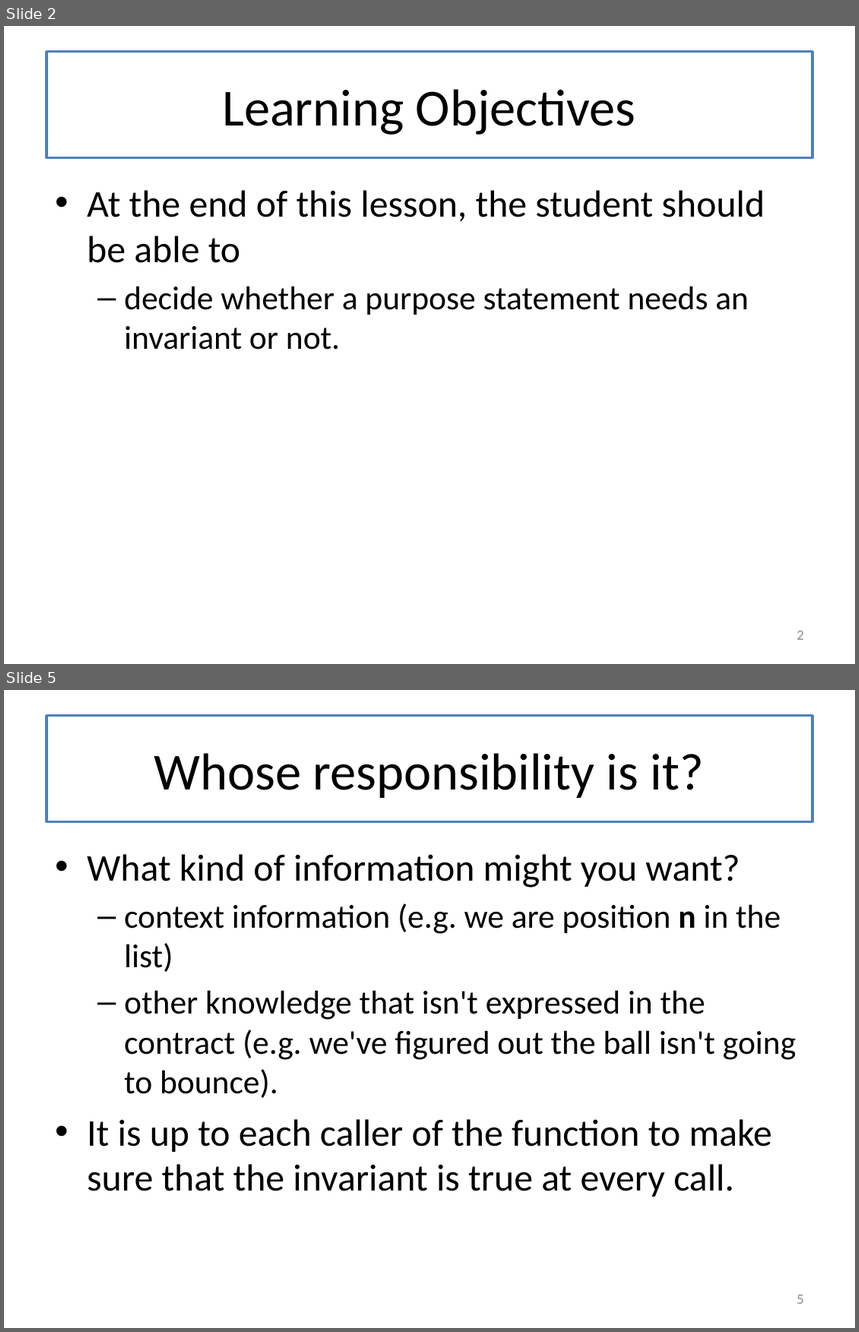
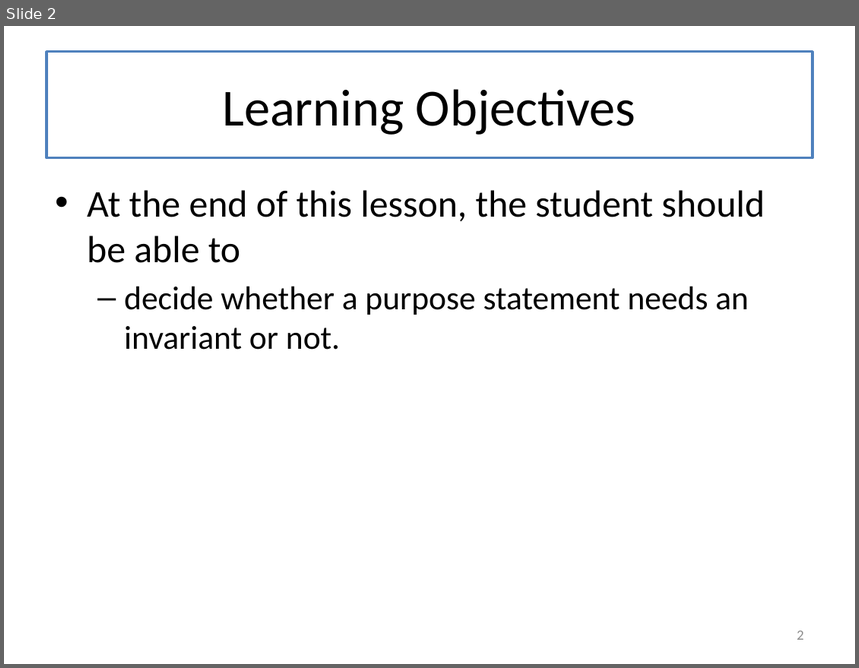
Before and after one commit to mwand/cs5010f16, a slide deck: Slides/Lesson 7.4 When do I need an invariant.pptx. Shown one above the other, each under a label of ours: slides 2 and 5 before the commit, slide 2 after it; the slides between them are not shown. The pictures are 859x1332 and 859x668 pixels, drawn with LibreOffice and Linux fonts; fonts in the diff are those of the drawing. Boxes give left, top, right and bottom in pixels: in the first picture for what was removed or moved away, otherwise in the second. Text is boxed around its words. In the diff, an @@ line names an element or a change of style, - is before the commit and + after.

```diff
--- a/Slides/Lesson 7.4 When do I need an invariant.pptx
+++ b/Slides/Lesson 7.4 When do I need an invariant.pptx
@@ slide 5 removed at box(4, 690, 855, 1328), background #FFFFFF @@
@@ title removed at box(47, 716, 813, 822) @@
-Whose responsibility is it?
@@ text removed at box(87, 854, 796, 1197) @@
-• What kind of information might you want?
-  – context information (e.g. we are position n in the list)
-  – other knowledge that isn't expressed in the contract (e.g. we've figured out the ball isn't going to bounce).
-• It is up to each caller of the function to make sure that the invariant is true at every call.
@@ page number removed at box(797, 1295, 804, 1304) @@
-5
```
Also in this commit, not shown: 3 slides changed, 3 other files.
